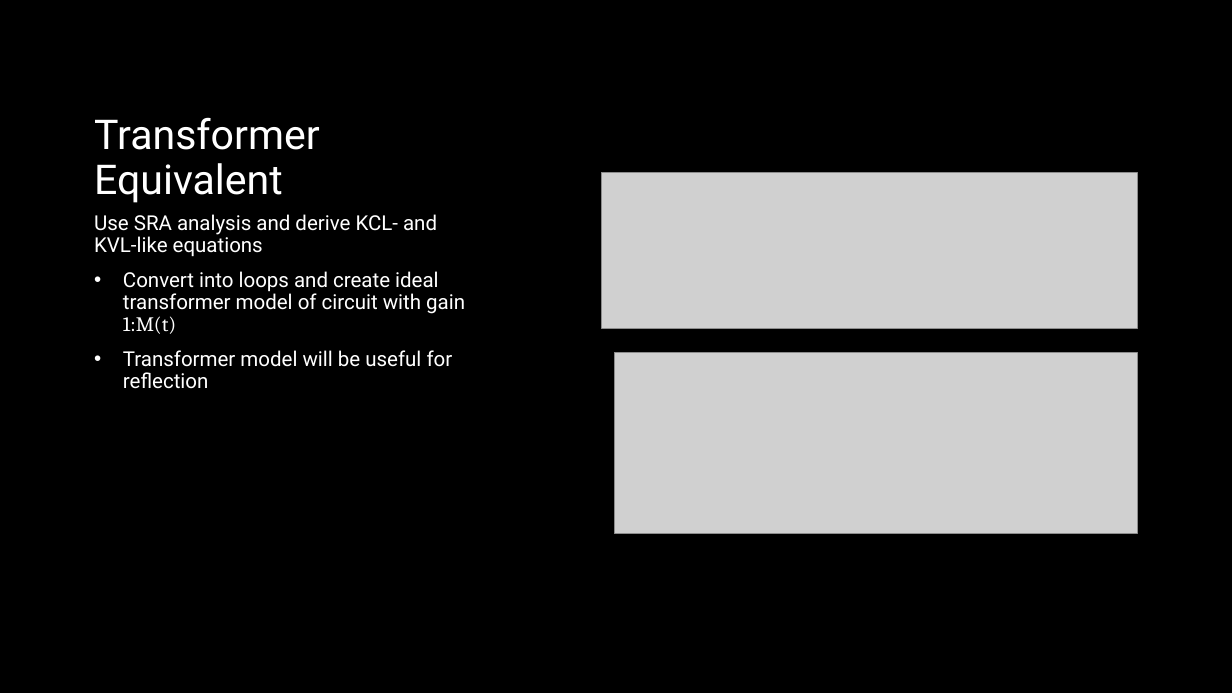
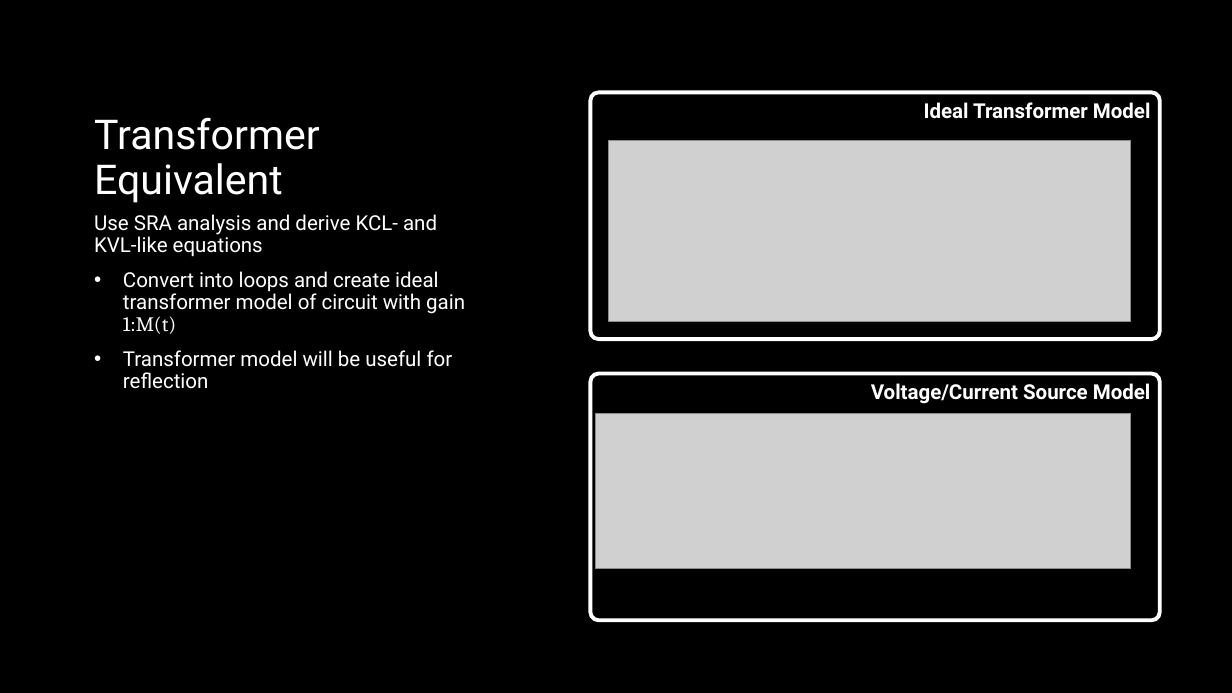
Before and after one commit to ut-ras/rm_electrical-supercap_v2, a slide deck: slide 4 of UT Robomasters – Supercap Power Stage Modeling.pptx. Drawn at 1232x693 pixels with LibreOffice and Linux fonts; fonts in the diff are those of the drawing; grey boxes stand for pictures. Boxes give left, top, right and bottom in pixels: in the first picture for what was removed or moved away, otherwise in the second. Text is boxed around its words. In the diff, an @@ line names an element or a change of style, - is before the commit and + after.

Commit message:
finished PI+FF presentation

```diff
--- a/UT Robomasters – Supercap Power Stage Modeling.pptx
+++ b/UT Robomasters – Supercap Power Stage Modeling.pptx
@@ rounded rectangle added at [591, 92, 1160, 339], outline #FFFFFF 3 pt @@
@@ text added at [924, 102, 1151, 119], 16 pt, text #FFFFFF, bold @@
+Ideal Transformer Model
@@ picture: place and size @@
-picture at [615, 353, 1138, 534]
+picture at [608, 140, 1131, 322]
@@ rounded rectangle added at [591, 373, 1160, 620], outline #FFFFFF 3 pt @@
@@ text added at [871, 383, 1151, 404], 16 pt, text #FFFFFF, bold @@
+Voltage/Current Source Model
@@ picture: place and size @@
-picture at [602, 173, 1138, 328]
+picture at [595, 413, 1131, 568]
```
Also in this commit, not shown: 3 other slides changed, 3 slides added, 1 other file.
